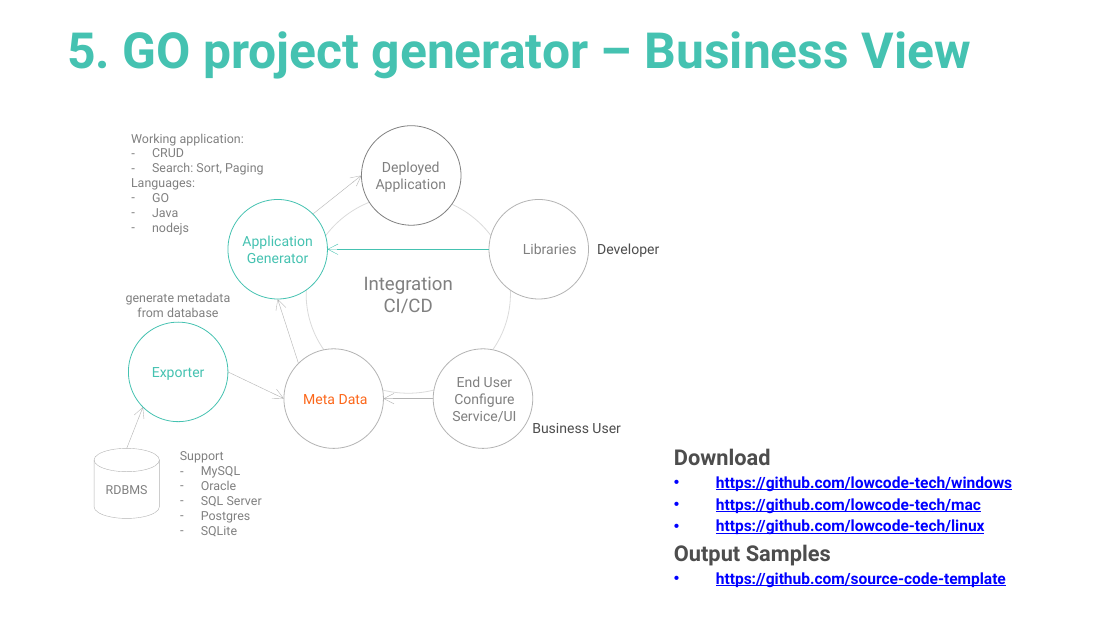
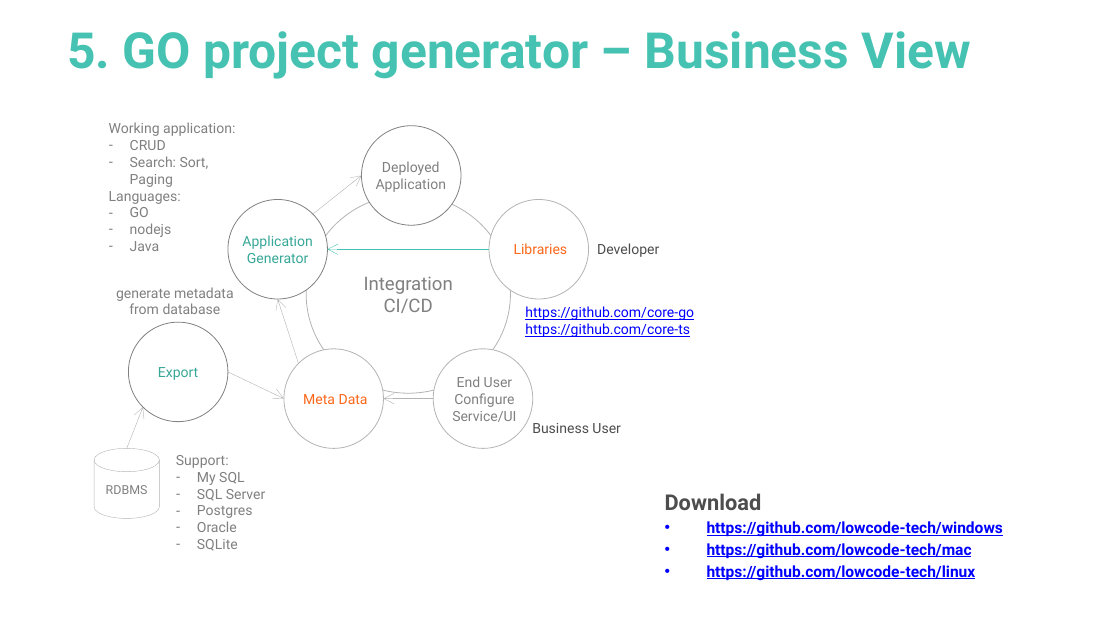
Before and after one commit to go-tutorials/overview, a slide deck: slide 26 of go-tutorial.pptx. Drawn at 1120x630 pixels with LibreOffice and Linux fonts; fonts in the diff are those of the drawing. Boxes give left, top, right and bottom in pixels: in the first picture for what was removed or moved away, otherwise in the second. Text is boxed around its words. In the diff, an @@ line names an element or a change of style, - is before the commit and + after.

```diff
--- a/go-tutorial.pptx
+++ b/go-tutorial.pptx
@@ text "Working application:" moved from (x1=131, y1=134, x2=263, y2=235) to (x1=109, y1=122, x2=235, y2=251) @@
@@ text at (x1=109, y1=122, x2=235, y2=251): size 8 to 9 pt @@
@@ ellipse at (x1=227, y1=199, x2=327, y2=299): outline #45C2B1 0.5 pt to #808080 0.5 pt @@
@@ ellipse "Integration CI/CD" at (x1=306, y1=195, x2=510, y2=393): outline #DBDBDB 0.5 pt to #B3B3B3 0.5 pt @@
@@ text at (x1=130, y1=223, x2=172, y2=237): paragraph added @@
+– nodejs
@@ text at (x1=152, y1=222, x2=189, y2=235): paragraph removed @@
-– nodejs
@@ text "Application Generator" at (x1=242, y1=235, x2=312, y2=263): text colour #45C2B1 to #37A797 @@
@@ text "Libraries" moved from (x1=523, y1=243, x2=577, y2=254) to (x1=514, y1=243, x2=568, y2=254) @@
@@ text "Libraries" at (x1=514, y1=243, x2=568, y2=254): text colour #808080 to #FC671A @@
@@ text "generate metadata from database" moved from (x1=126, y1=293, x2=230, y2=317) to (x1=116, y1=287, x2=234, y2=314) @@
@@ text "generate metadata from database" at (x1=116, y1=287, x2=234, y2=314): size 8 to 9 pt @@
@@ ellipse at (x1=129, y1=323, x2=228, y2=422): fill none to #FFFFFF; outline #45C2B1 0.5 pt to #808080 0.5 pt @@
@@ text added at (x1=525, y1=306, x2=694, y2=337), 9 pt, text #0000FF, underline @@
+https://github.com/core-go
+https://github.com/core-ts
@@ text at (x1=158, y1=367, x2=198, y2=380): text changed; text colour #45C2B1 to #37A797 @@
-Exporter
+Export
@@ text at (x1=176, y1=455, x2=245, y2=485): text changed; size 8 to 9 pt @@
-Support
-– MySQL
-– Oracle
+Support:
+– My SQL
@@ text at (x1=197, y1=489, x2=265, y2=551): size 8 to 9 pt in "SQL Server", "Postgres", "SQLite" @@
@@ text "Download" moved from (x1=674, y1=448, x2=1012, y2=588) to (x1=665, y1=493, x2=1003, y2=581) @@
@@ text at (x1=197, y1=521, x2=237, y2=532): paragraph added @@
+– Oracle
@@ text at (x1=674, y1=544, x2=1006, y2=588): paragraphs removed @@
-Output Samples
-• https://github.com/source-code-template
```
Also in this commit, not shown: 3 other slides changed, 2 other files.
